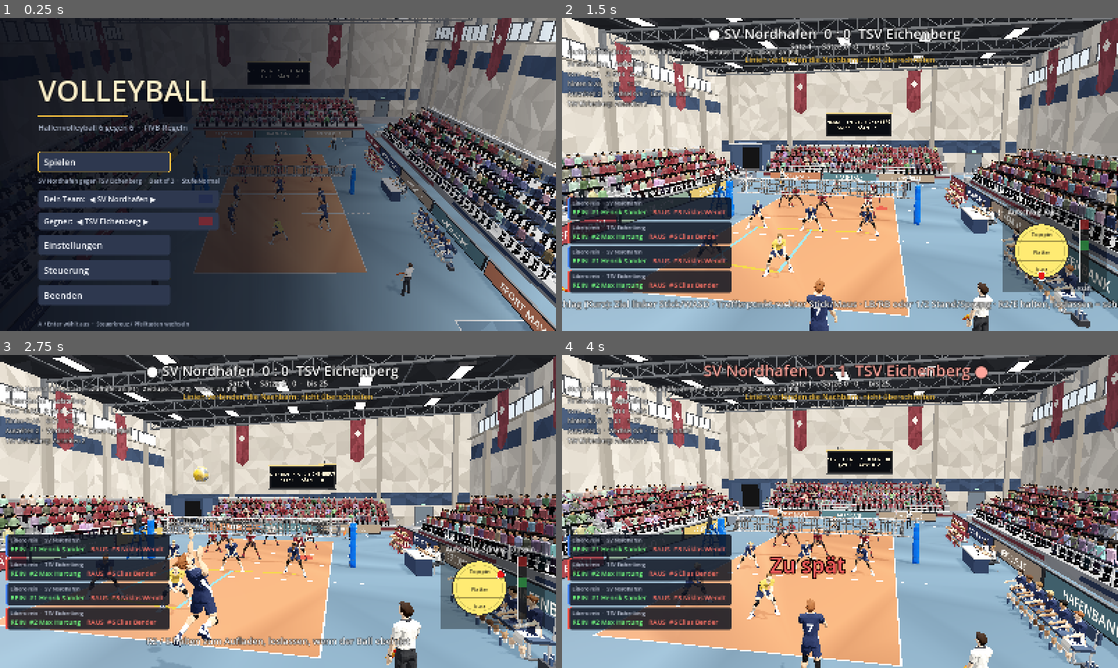
Above: before the commit, frames 1-4 (two rows, left to right).
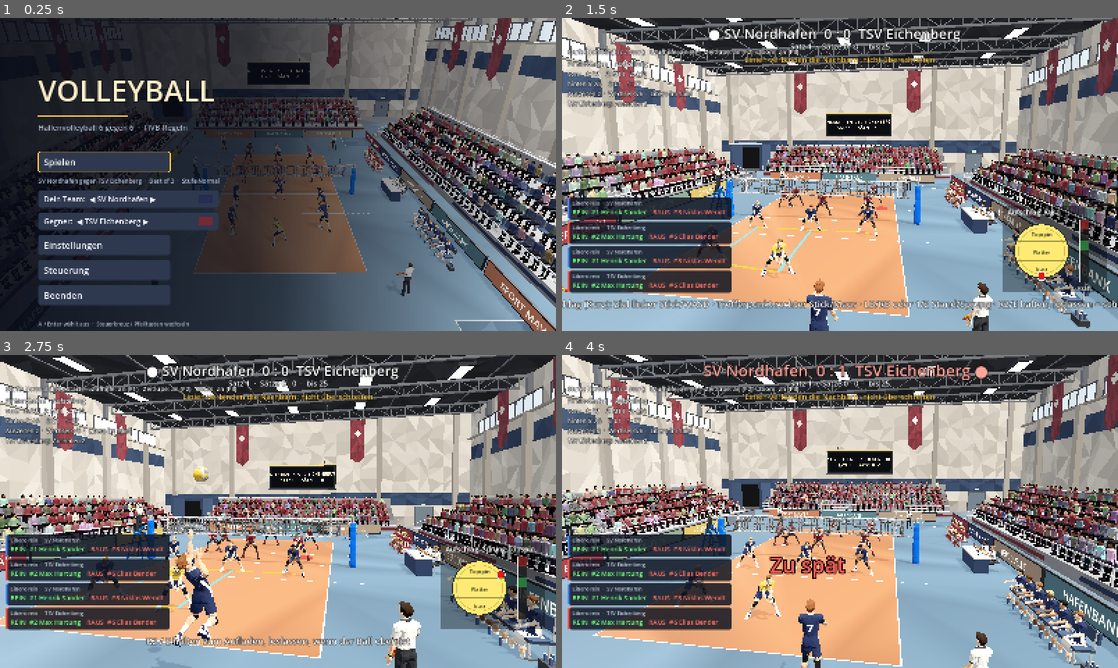
Above: after the commit, the same moments.

Repository: MattrixDev/volleyball_game
Game: Godot game, scene res://scenes/main.tscn
The game is run twice, just before and just after one commit, with the same random seed, the same clock (stepped at 60 frames per second) and the same inputs.
Inputs (mouse positions are in pixels of both pictures, inside the frame that each line leads up to):
- Up to frame 1 (0.25 s): no input
- Up to frame 2 (1.5 s): tap Enter at 0.5 s; move the mouse to (962, 158) at 0.52 s; hold D (move_right) 0.53-1.28 s; hold Space (bump) 0.53-1.28 s; click (962, 158) at 0.67 s; move the mouse to (728, 190) at 1.27 s; hold S (move_down) from 1.28 s (still down); tap K (aim_down) at 1.35 s
- Up to frame 3 (2.75 s): tap Space (bump) at 1.55 s; move the mouse to (333, 442) at 2.02 s; release S (move_down) at 2.03 s; hold D (move_right) from 2.03 s (still down); hold Space (bump) from 2.03 s (still down); tap J (aim_left) at 2.1 s
- Up to frame 4 (4 s): move the mouse to (812, 574) at 2.77 s; release D (move_right) at 2.78 s; release Space (bump) at 2.78 s; hold W (move_up) 2.78-3.53 s; tap L (aim_right) at 2.85 s; click (812, 574) at 2.92 s; tap Space (bump) at 3.05 s; move the mouse to (1006, 558) at 3.52 s; hold A (move_left) from 3.53 s (still down); hold Space (bump) from 3.53 s (still down); tap I (aim_up) at 3.6 s

The runs differ from the first frame. In frame 1, 0.1% of the frame differs, in the area x 41-60%, y 40-73%; in frame 2, 0.7%; in frame 3, 1.0%, in the area x 15-58%, y 54-93%; in frame 4, 0.7%.

Commit message:
Per-player movement character (MoveStyle): posture, tempo, technique, idle and cheer quirks
Co-Authored-By: Claude Opus 5.5 (1M context) <noreply@anthropic.com>
Claude-Session: https://claude.ai/code/session_01YMmMmpejJfgndmMikxTWfF

Diff:
--- /dev/null
+++ b/scripts/move_style.gd
@@ -0,0 +1,59 @@
+class_name MoveStyle
+extends RefCounted
+## Bewegungscharakter eines Spielers: kleine, feste Unterschiede in Haltung, Tempo und Technik,
+## damit sich nicht alle Spieler gleich bewegen. Nur Optik: Timing, Treffpunkte und Spielstaerke
+## bleiben gleich. Ausgewuerfelt aus einem Schluessel (spaeter PlayerData.movement_style, bis dahin
+## Team und Nummer), also in jedem Match derselbe Charakter.
+
+var posture := 0.0  # rad: Oberkoerper weiter vorn (+) oder aufrechter (-)
+var head := 0.0  # rad: Kopf etwas mehr im Nacken (+) oder gesenkt (-)
+var stance_depth := 1.0  # Bereitschaft: wie tief in den Knien
+var stance_width := 0.0  # rad: Beine weiter auseinander (+) oder enger (-)
+var tempo := 1.0  # Federn der Muskeln: zackig (>1) oder geschmeidig (<1)
+var sway := 0.75  # Daempfung der Physik: weniger = schwingt laenger nach
+var bob_rate := 1.0  # Wippen in der Bereitschaft: schneller oder langsamer
+var bob_phase := 0.0
+var arm_swing := 1.0  # Armschwung beim Laufen
+var approach_depth := 1.0  # Anlauf: wie tief und wie weit die Arme nach hinten
+var set_elbows := 1.0  # Pritschen: Ellbogen weiter aussen (>1) oder enger
+var bump_depth := 1.0  # Baggern: tiefer oder hoeher in den Knien
+var idle := 0  # Eigenheit zwischen den Ballwechseln (siehe VPlayer._p_idle)
+var cheer := 0  # Jubel (siehe VPlayer._p_celebrate)
+
+
+static func from_key(key: String) -> MoveStyle:
+	var s := MoveStyle.new()
+	var rng := RandomNumberGenerator.new()
+	rng.seed = hash("move_style:" + key)
+	s.posture = rng.randf_range(-0.07, 0.1)
+	s.head = rng.randf_range(-0.08, 0.08)
+	s.stance_depth = rng.randf_range(0.82, 1.18)
+	s.stance_width = rng.randf_range(-0.06, 0.1)
+	s.tempo = rng.randf_range(0.86, 1.16)
+	s.sway = rng.randf_range(0.62, 0.86)
+	s.bob_rate = rng.randf_range(0.8, 1.25)
+	s.bob_phase = rng.randf_range(0.0, TAU)
+	s.arm_swing = rng.randf_range(0.78, 1.22)
+	s.approach_depth = rng.randf_range(0.85, 1.15)
+	s.set_elbows = rng.randf_range(0.85, 1.15)
+	s.bump_depth = rng.randf_range(0.85, 1.15)
+	s.idle = rng.randi_range(0, 3)
+	s.cheer = rng.randi_range(0, 3)
+	return s
+
+
+## Kleine Streuung je Aktion (gleicher Spieler schlaegt nicht zweimal exakt gleich): -1..1,
+## fest fuer einen Zeitpunkt t (etwa den Ballkontakt), damit das Replay gleich aussieht.
+static func noise(t: float, salt: int) -> float:
+	var x := sin(t * 12.9898 + float(salt) * 78.233) * 43758.5453
+	return (x - floorf(x)) * 2.0 - 1.0
+
+
+## Beine tiefer oder hoeher (Huefte, Knie und Sprunggelenk gemeinsam) und breiter stellen.
+static func legs(p: Dictionary, depth: float, width: float) -> void:
+	for sd in ["l", "r"]:
+		var s := -1.0 if sd == "l" else 1.0
+		for k in ["hip_", "kn_", "an_"]:
+			if p.has(k + sd):
+				var v: Vector3 = p[k + sd]
+				p[k + sd] = Vector3(v.x * depth, v.y, v.z + (width * s if k == "hip_" else 0.0))
--- a/scripts/player.gd
+++ b/scripts/player.gd
@@ -54,6 +54,10 @@
 var net_x := 0.0  # Lage des Netzes (x), nur zum Testen anders
 
 var fig: HumanFigure
+## Bewegungscharakter (move_style.gd). movement_style: Schluessel aus den Spielerdaten, leer =
+## aus Team und Nummer ausgewuerfelt.
+var movement_style := ""
+var style := MoveStyle.new()
 var _ring: MeshInstance3D
 var _yaw := 0.0
 var _run_phase := 0.0
@@ -92,6 +96,7 @@
 	fig = HumanFigure.new()
 	add_child(fig)
 	var h := hash(team * 1000 + number)
+	_pick_style()
 	fig.build(_colors(color), true, (h / 13) % HumanFigure.HAIR_STYLES, false, 1.04 + 0.07 * float((h / 31) % 10) / 9.0)
 	fig.set_number(number, _number_color(color), (Teams.playing()[team] as TeamStyle).number)
 	fig.pose(_p_idle())
@@ -129,9 +134,14 @@
 
 
 ## Neue Identitaet (Wechsel, Libero): Rolle, Nummer und Trikotfarbe tauschen.
+func _pick_style() -> void:
+	style = MoveStyle.from_key(movement_style if movement_style != "" else "%d-%d" % [team, number])
+
+
 func change_identity(p_role: String, _tag_letter: String, p_number: int, color: Color) -> void:
 	role = p_role
 	number = p_number
+	_pick_style()
 	var c := _colors(color)
 	for k in c:
 		fig.set_color(k, c[k])
@@ -295,7 +305,13 @@
 		_getup = maxf(_getup - delta * (1.0 + 0.8 * _run_amt), 0.0)
 	_dt_pose = delta
 	var p := _target_pose()
-	fig.pose_spring(p, delta, _stiff)
+	if dive_timer <= 0.0 and _getup <= 0.0:
+		# Haltung: Oberkoerper etwas weiter vorn oder aufrechter, Kopf etwas anders
+		p["chest"] = (p.get("chest", Vector3.ZERO) as Vector3) + Vector3(-style.posture, 0, 0)
+		p["head"] = (p.get("head", Vector3.ZERO) as Vector3) + Vector3(style.posture * 0.6 + style.head, 0, 0)
+	fig.phys_k = 42.0 * lerpf(1.0, style.tempo, 0.7)
+	fig.phys_zeta = style.sway
+	fig.pose_spring(p, delta, _stiff * style.tempo)
 	_update_sec(delta)
 	# Hechten: ganzer Koerper kippt nach vorn.
 	var tilt := 0.0
@@ -769,7 +785,7 @@
 		for sd in ["l", "r"]:
 			var s_sign := -1.0 if sd == "l" else 1.0
 			var shp: Vector3 = fig.j["sh_" + sd].global_position
-			poles[sd] = shp + r * (0.55 * s_sign) + f * 0.1 - up * 0.1
+			poles[sd] = shp + r * (0.55 * style.set_elbows * s_sign) + f * 0.1 - up * 0.1
 		pole_w = 1.0 - smoothstep(0.04, 0.2, rel)
 		# Handflaechen schauen zum Ball (nach dem Kontakt in Zielrichtung), die Finger nach oben und
 		# leicht nach aussen, so zeigen die Daumen nach innen zu den Augen (Dreieck vor der Stirn).
@@ -968,14 +984,50 @@
 	_arm(p, "r", 0.1, 0.1, 0.25)
 	_leg(p, "l", 0.1, 0.15, 0.05)
 	_leg(p, "r", 0.1, 0.15, 0.05)
-	return p
+	# Eigenheit zwischen den Ballwechseln (je Spieler eine), immer wieder fuer ein paar Sekunden
+	var t := now * style.bob_rate + style.bob_phase * 3.0
+	var on := smoothstep(0.0, 0.25, fposmod(t, 7.0) / 7.0) * (1.0 - smoothstep(0.55, 0.75, fposmod(t, 7.0) / 7.0))
+	if on <= 0.001:
+		return p
+	var q := p.duplicate()
+	match style.idle:
+		0:
+			# Gewicht von einem Bein aufs andere, ein Knie locker
+			var w := sin(t * 1.3)
+			q["hips"] = Vector3(0, 0, w * 0.06)
+			_leg(q, "l", 0.1 + maxf(w, 0.0) * 0.15, 0.15 + maxf(w, 0.0) * 0.35, 0.08)
+			_leg(q, "r", 0.1 + maxf(-w, 0.0) * 0.15, 0.15 + maxf(-w, 0.0) * 0.35, 0.08)
+		1:
+			# Auf den Fussballen wippen und die Arme ausschuetteln
+			var b := absf(sin(t * 7.0))
+			_leg(q, "l", 0.25 + b * 0.12, 0.4 + b * 0.25, 0.1)
+			_leg(q, "r", 0.25 + b * 0.12, 0.4 + b * 0.25, 0.1)
+			var sh := sin(t * 18.0) * 0.12
+			_arm(q, "l", 0.15 + sh, 0.2, 0.3 - sh)
+			_arm(q, "r", 0.15 - sh, 0.2, 0.3 + sh)
+		2:
+			# Haende in die Hueften
+			_arm(q, "l", 0.25, 0.75, 1.6, 0.3)
+			_arm(q, "r", 0.25, 0.75, 1.6, 0.3)
+			q["chest"] = Vector3(0.04, 0, 0)
+		3:
+			# Haende auf die Knie, kurz durchschnaufen
+			q["hips"] = Vector3(-0.45, 0, 0)
+			q["chest"] = Vector3(-0.35, 0, 0)
+			q["head"] = Vector3(0.55, 0, 0)
+			_arm(q, "l", 0.75, 0.12, 0.25)
+			_arm(q, "r", 0.75, 0.12, 0.25)
+			_leg(q, "l", 0.55, 0.45, 0.12)
+			_leg(q, "r", 0.55, 0.45, 0.12)
+	return _mix(p, q, on)
 
 
 func _p_ready() -> Dictionary:
 	# Meshy: Bereitschaftshaltung, langsam vor und zurueck abgespielt (wirkt wie Wippen).
-	var cu := 0.05 + 0.55 * (0.5 - 0.5 * cos((now + number * 0.9) * PI / 2.2))
+	var cu := 0.05 + 0.55 * (0.5 - 0.5 * cos(now * style.bob_rate * PI / 2.2 + style.bob_phase))
 	var clip := HumanFigure.clip_pose("vb_bereitschaft", cu, false)
 	if not clip.is_empty():
+		MoveStyle.legs(clip, style.stance_depth, style.stance_width)
 		return clip
 	# Leichtes Wippen und Gewicht verlagern, damit niemand wie eingefroren dasteht.
 	var t := now * 3.2 + number * 1.7
@@ -1017,6 +1069,11 @@
 			for k in ["hip_l", "hip_r", "kn_l", "kn_r"]:
 				var v: Vector3 = p[k]
 				p[k] = Vector3(v.x * _stride_amp, v.y, v.z)
+	# Armschwung je Spieler staerker oder schwaecher
+	if absf(style.arm_swing - 1.0) > 0.01:
+		for k in ["sh_l", "sh_r"]:
+			var v: Vector3 = p.get(k, Vector3.ZERO)
+			p[k] = Vector3(v.x * style.arm_swing, v.y, v.z)
 	var side_clip := HumanFigure.clip_pose("seitschritt_rechts" if _move_side > 0.0 else "seitschritt_links", fposmod(_run_phase / 4.4, 1.0))
 	if side_w > 0.0 and not side_clip.is_empty():
 		p = _mix(p, side_clip, side_w)
@@ -1093,11 +1150,13 @@
 
 ## Anlauf vor dem Absprung: Arme weit nach hinten, tief in die Knie.
 func _p_approach() -> Dictionary:
-	var p := {"hips": Vector3(-0.3, 0, 0), "chest": Vector3(-0.35, 0, 0), "head": Vector3(0.5, 0, 0)}
-	_arm(p, "l", -1.0, 0.15, 0.2)
-	_arm(p, "r", -1.0, 0.15, 0.2)
-	_leg(p, "l", 0.8, 1.3, 0.1)
-	_leg(p, "r", 0.8, 1.3, 0.1)
+	# Je Spieler (und je Anlauf ein wenig) tiefer oder hoeher, Arme weiter oder weniger weit hinten
+	var d := style.approach_depth * (1.0 + 0.05 * MoveStyle.noise(anim_t, number))
+	var p := {"hips": Vector3(-0.3 * d, 0, 0), "chest": Vector3(-0.35 * d, 0, 0), "head": Vector3(0.5, 0, 0)}
+	_arm(p, "l", -1.0 * d, 0.15, 0.2)
+	_arm(p, "r", -1.0 * d, 0.15, 0.2)
+	_leg(p, "l", 0.8 * d, 1.3 * d, 0.1)
+	_leg(p, "r", 0.8 * d, 1.3 * d, 0.1)
 	return p
 
 
@@ -1172,15 +1231,32 @@
 
 
 func _p_celebrate() -> Dictionary:
-	var clip := HumanFigure.clip_pose("jubel_faust", 1.0 - clampf((celebrate_until - now) / 1.6, 0.0, 1.0), false)
-	if not clip.is_empty():
+	var k := 1.0 - clampf((celebrate_until - now) / 1.6, 0.0, 1.0)  # 0..1 durch den Jubel
+	var clip := HumanFigure.clip_pose("jubel_faust", k, false)
+	if style.cheer == 0 and not clip.is_empty():
 		return clip
-	var pump := sin(now * 9.0 + number) * 0.25
 	var p := {"chest": Vector3(0.15, 0, 0), "head": Vector3(0.5, 0, 0)}
-	_arm(p, "l", 2.7 + pump, 0.55, 0.7)
-	_arm(p, "r", 2.7 - pump, 0.55, 0.7)
 	_leg(p, "l", 0.1, 0.15, 0.1)
 	_leg(p, "r", 0.1, 0.15, 0.1)
+	match style.cheer:
+		2:
+			# "Komm schon!": Faust nach unten gezogen, Oberkoerper nach vorn, in die Knie
+			var pull := smoothstep(0.1, 0.25, k) * (1.0 - smoothstep(0.8, 1.0, k))
+			p = {"hips": Vector3(-0.25 * pull, 0, 0), "chest": Vector3(-0.35 * pull, 0, 0), "head": Vector3(0.45, 0, 0)}
+			_arm(p, "r", lerpf(0.3, 0.9, pull), 0.35, lerpf(0.4, 2.0, pull))
+			_arm(p, "l", 0.35, 0.3, 0.9)
+			_leg(p, "l", 0.45 * pull + 0.1, 0.8 * pull + 0.15, 0.18)
+			_leg(p, "r", 0.45 * pull + 0.1, 0.8 * pull + 0.15, 0.18)
+		3:
+			# Klatschen vor der Brust
+			var c := 0.5 + 0.5 * sin(now * 14.0)
+			_arm(p, "l", 1.25, lerpf(-0.05, 0.35, c), 0.7)
+			_arm(p, "r", 1.25, lerpf(-0.05, 0.35, c), 0.7)
+		_:
+			# Beide Arme hoch und pumpen
+			var pump := sin(now * 9.0 + number) * 0.25
+			_arm(p, "l", 2.7 + pump, 0.55, 0.7)
+			_arm(p, "r", 2.7 - pump, 0.55, 0.7)
 	return p
 
 
@@ -1320,7 +1396,9 @@
 ## Baggern: Meshy-Kernanimation (gestreckte Arme, Schwung aus den Beinen), sonst eigene Haltung.
 func _p_under(rel: float) -> Dictionary:
 	var clip := _clip_at("kern_baggern", rel, BUMP_KEYS)
-	return _p_bump(rel) if clip.is_empty() else clip
+	var p := _p_bump(rel) if clip.is_empty() else clip
+	MoveStyle.legs(p, style.bump_depth * (1.0 + 0.04 * MoveStyle.noise(anim_t, number + 7)), 0.0)
+	return p
 
 
 func _p_land() -> Dictionary:
